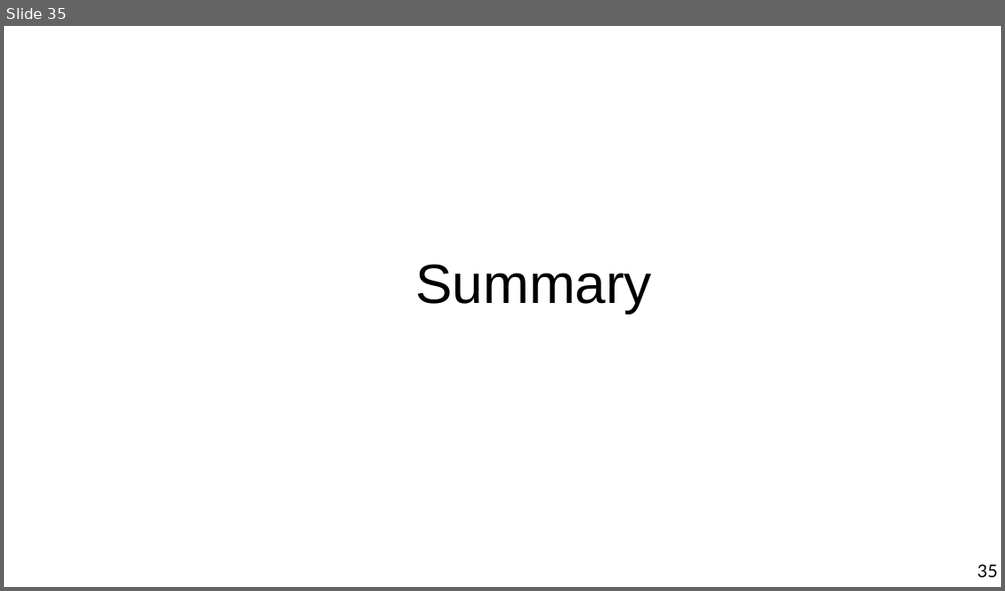
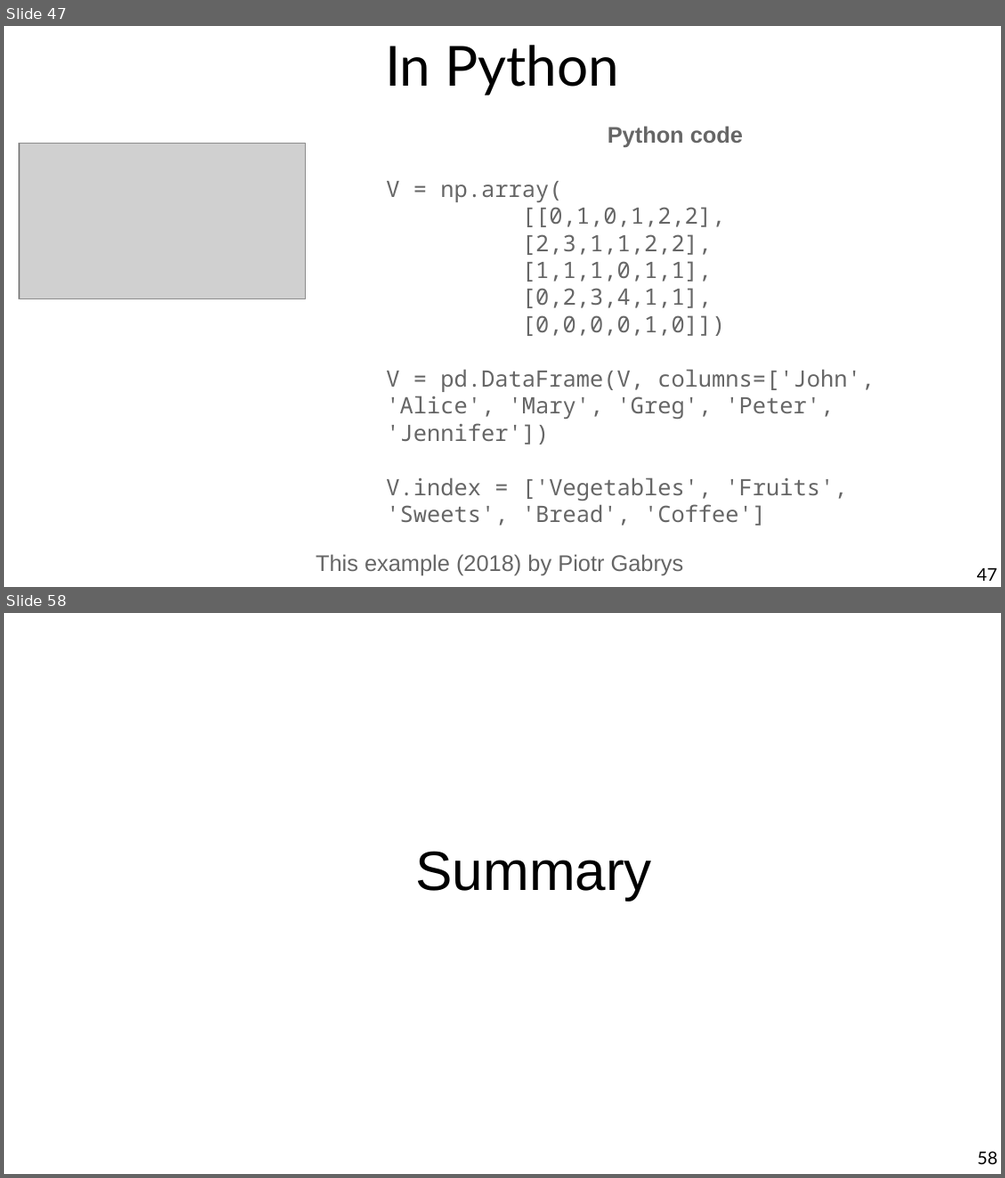
Before and after one commit to chatox/data-mining-course, a slide deck: theory/tt08_recommender_systems.odp. Shown one above the other, each under a label of ours: slide 35 before the commit, slides 47 and 58 after it; the slides between them are not shown. The pictures are 1005x591 and 1005x1178 pixels, drawn with LibreOffice and Linux fonts; fonts in the diff are those of the drawing; grey boxes stand for pictures. Boxes give left, top, right and bottom in pixels: in the first picture for what was removed or moved away, otherwise in the second. Text is boxed around its words. In the diff, an @@ line names an element or a change of style, - is before the commit and + after.

```diff
--- a/theory/tt08_recommender_systems.odp
+++ b/theory/tt08_recommender_systems.odp
@@ slide 47 added at <box>4,26,1001,587</box>, background #FFFFFF @@
@@ title added at <box>385,45,620,95</box>, 44 pt, text #000000 @@
+In Python
@@ text added at <box>386,126,874,525</box>, 18 pt, text #666666 @@
+Python code
+V = np.array(
+[[0,1,0,1,2,2],
+[2,3,1,1,2,2],
+[1,1,1,0,1,1],
+[0,2,3,4,1,1],
+[0,0,0,0,1,0]])
+V = pd.DataFrame(V, columns=['John', 'Alice', 'Mary', 'Greg', 'Peter', 'Jennifer'])
+V.index = ['Vegetables', 'Fruits', 'Sweets', 'Bread', 'Coffee']
@@ picture added at <box>19,143,306,299</box> @@
@@ text added at <box>316,554,684,575</box>, 18 pt, text #666666 @@
+This example (2018) by Piotr Gabrys
@@ page number added at <box>977,568,997,580</box>, 14 pt, text #000000 @@
+47
@@ what was slide 35 is now slide 58 @@
@@ page number at <box>977,1151,997,1164</box>: text changed @@
-35
+58
```
Also in this commit, not shown: 11 slides changed, 23 other slides added, 1 slide removed.
